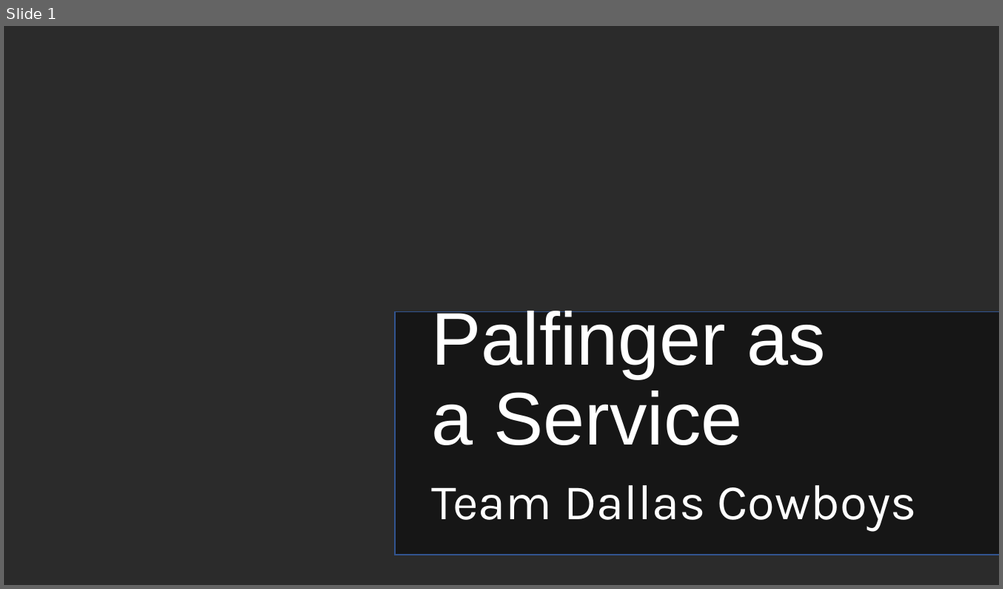
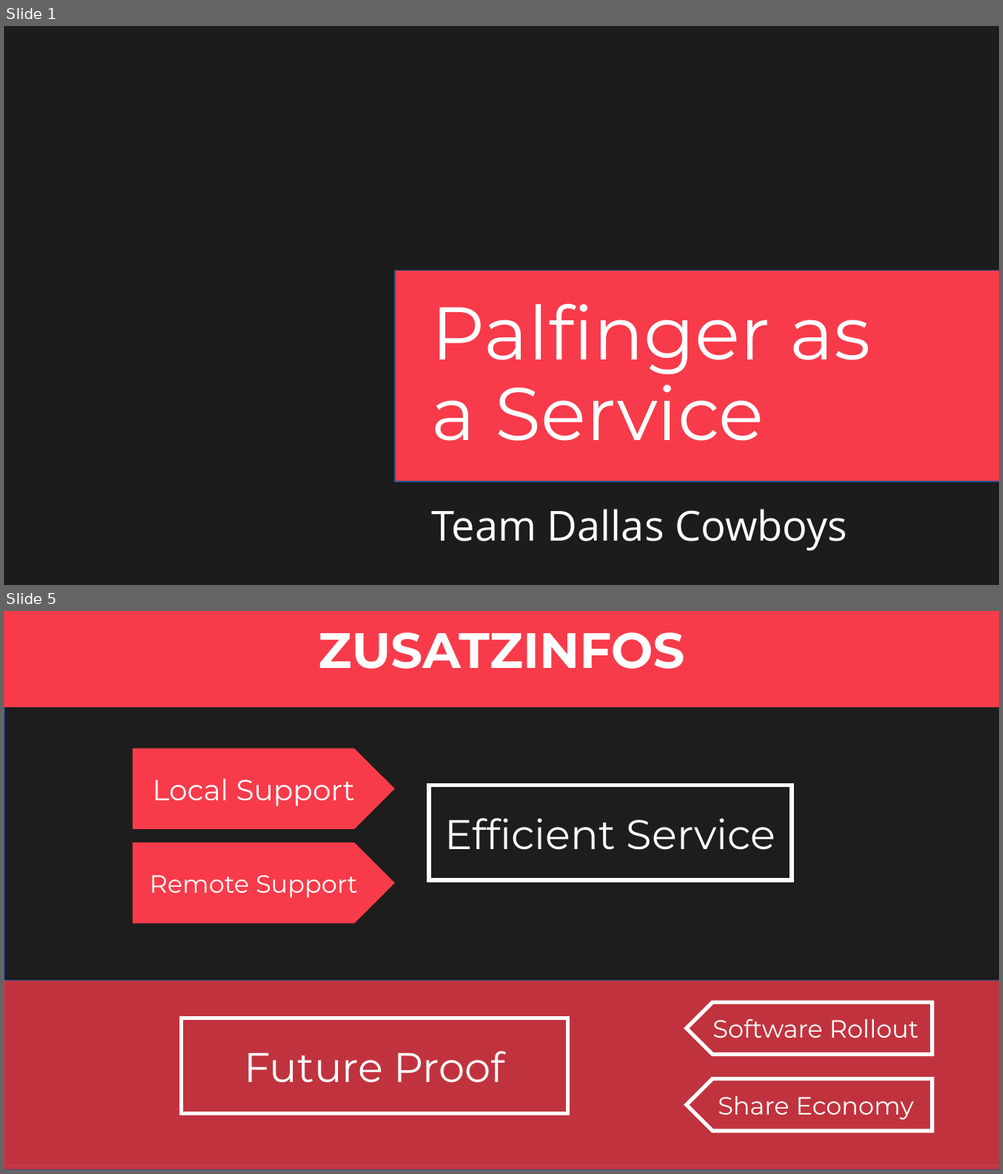
Before and after one commit to FabianHippmann/palfinger-hackathon, a slide deck: alexa/Präsentation.pptx. Shown one above the other, each under a label of ours: slide 1 before the commit, slides 1 and 5 after it; the slides between them are not shown. The pictures are 1003x589 and 1003x1174 pixels, drawn with LibreOffice and Linux fonts; fonts in the diff are those of the drawing; background and template pictures are left out; a plain dark background stands for a picture behind light text. Boxes give left, top, right and bottom in pixels: in the first picture for what was removed or moved away, otherwise in the second. Text is boxed around its words. In the diff, an @@ line names an element or a change of style, - is before the commit and + after.

Commit message:
update slide layout

```diff
--- a/alexa/Präsentation.pptx
+++ b/alexa/Präsentation.pptx
@@ slide 5 added at (x1=4, y1=611, x2=999, y2=1170), background picture (left out) @@
@@ rectangle added at (x1=4, y1=611, x2=999, y2=1165), fill #000000 at 31% opacity, outline #325491 1 pt @@
@@ rectangle added at (x1=4, y1=611, x2=999, y2=707), fill #F73B4A @@
@@ title added at (x1=318, y1=632, x2=684, y2=669), 48 pt, text #FFFFFF, bold @@
+ZUSATZINFOS
@@ pentagon arrow added at (x1=132, y1=749, x2=394, y2=829), fill #F73B4A, 28 pt, text #FFFFFF @@
+Local Support
@@ rectangle added at (x1=429, y1=785, x2=791, y2=880), outline #FFFFFF 3.75 pt, 40 pt, text #FFFFFF @@
+Efficient Service
@@ pentagon arrow added at (x1=132, y1=843, x2=394, y2=923), fill #F73B4A, 24 pt, text #FFFFFF @@
+Remote Support
@@ rectangle added at (x1=4, y1=981, x2=999, y2=1170), fill #F73B4A at 75% opacity, outline #325491 1 pt @@
@@ pentagon arrow added at (x1=687, y1=1002, x2=932, y2=1055), outline #FFFFFF 3.75 pt, 24 pt, text #FFFFFF @@
+Software Rollout
@@ rectangle added at (x1=182, y1=1019, x2=568, y2=1114), outline #FFFFFF 3.75 pt, 40 pt, text #FFFFFF @@
+Future Proof
@@ pentagon arrow added at (x1=687, y1=1079, x2=932, y2=1132), outline #FFFFFF 3.75 pt, 24 pt, text #FFFFFF @@
+Share Economy
@@ slide 1 changed as well @@
@@ rectangle added at (x1=4, y1=26, x2=999, y2=585), fill #000000 at 34% opacity @@
@@ rectangle resized from (x1=395, y1=312, x2=999, y2=556) to (x1=395, y1=271, x2=999, y2=482) @@
@@ rectangle at (x1=395, y1=271, x2=999, y2=482): fill #000000 at 48% opacity to #F73B4A @@
@@ title "Palfinger as a Service" at (x1=432, y1=304, x2=871, y2=441): font Arial to Montserrat; vertical alignment bottom to middle @@
@@ subtitle "Team Dallas Cowboys" moved from (x1=432, y1=486, x2=916, y2=532) to (x1=432, y1=509, x2=847, y2=551) @@
@@ subtitle "Team Dallas Cowboys" at (x1=432, y1=509, x2=847, y2=551): size 48 to 40 pt, font Karla to Open Sans; line spacing 0.9 to 0.8 @@
```
Also in this commit, not shown: 3 other slides changed.
